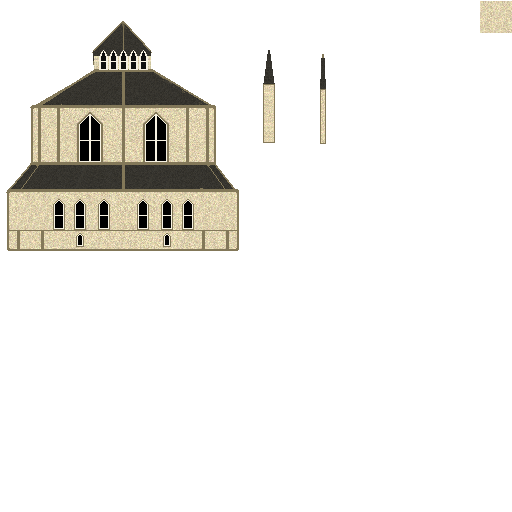
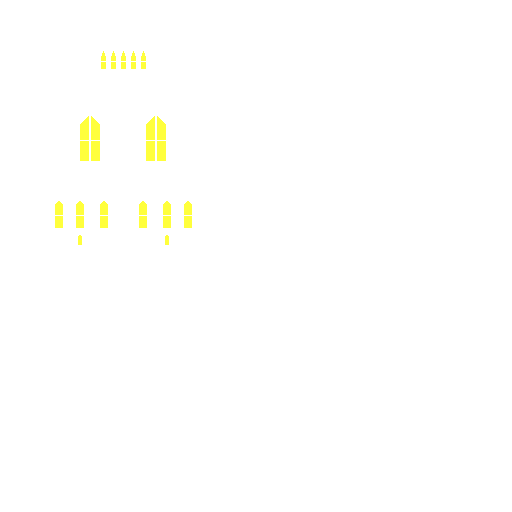
Revision of a layered 512 × 512 image; what changed, layer by layer:
added layer "Lightmap" above "Textures" over [55, 51, 192, 245]
hid "Textures" over [6, 1, 512, 251]
